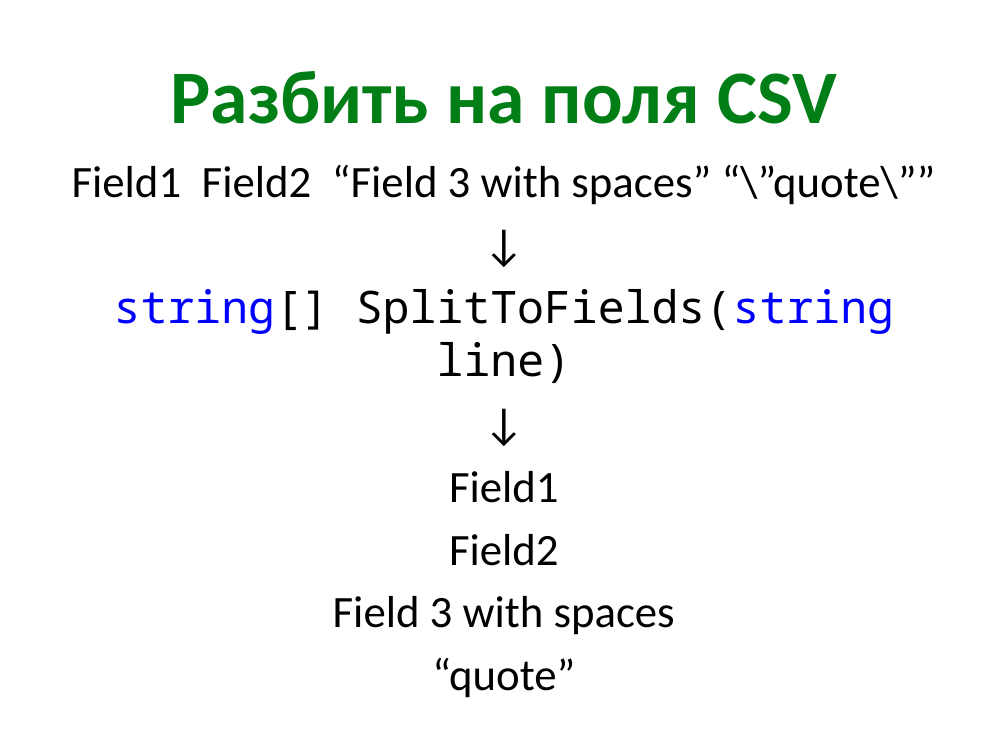
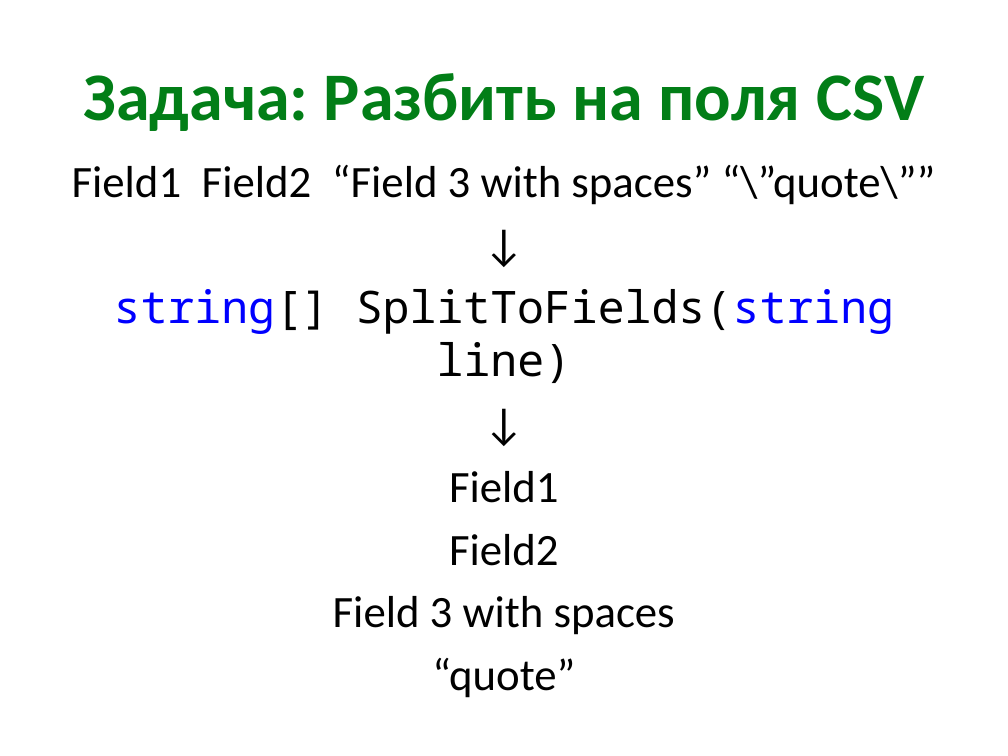
Before and after one commit to kontur-courses/clean-code, a slide deck: slide 7 of CleanCode.pptx. Drawn at 1008x756 pixels with LibreOffice and Linux fonts; fonts in the diff are those of the drawing. Boxes give left, top, right and bottom in pixels: in the first picture for what was removed or moved away, otherwise in the second. Text is boxed around its words. In the diff, an @@ line names an element or a change of style, - is before the commit and + after.

```diff
--- a/CleanCode.pptx
+++ b/CleanCode.pptx
@@ title at <box>84,73,925,131</box>: text changed; size 54 to 48.6 pt @@
-Разбить на поля CSV
+Задача: Разбить на поля CSV
```
Also in this commit, not shown: 3 other slides changed, 5 slides added.
